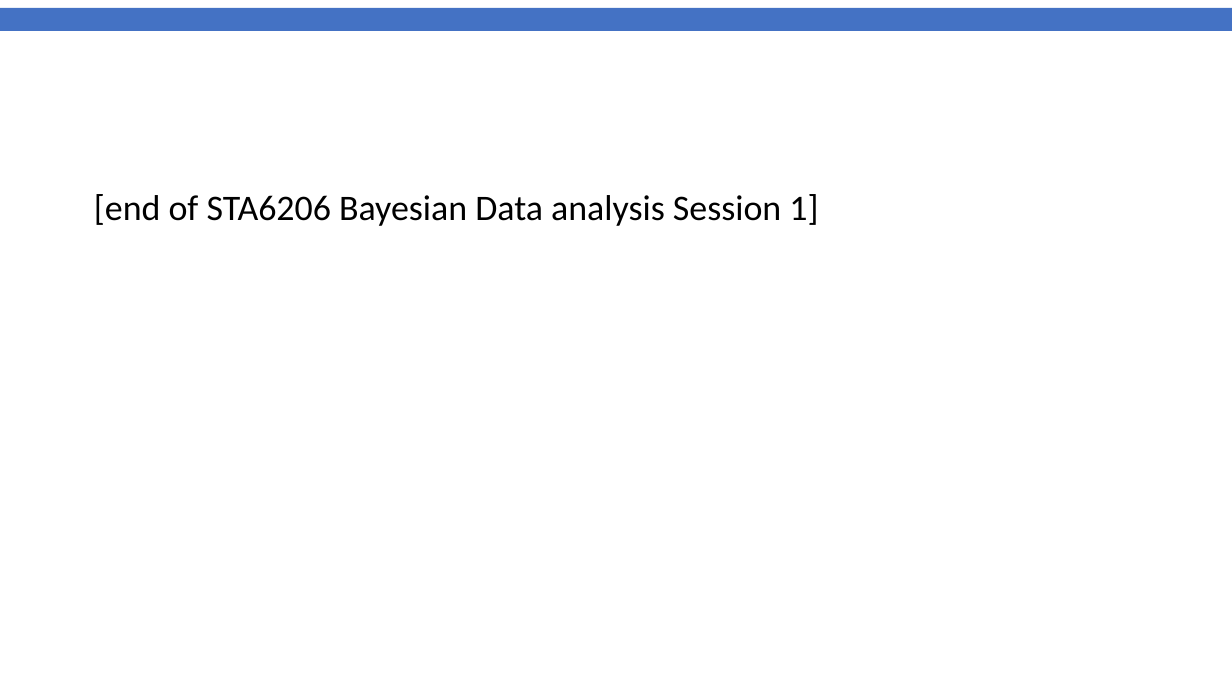
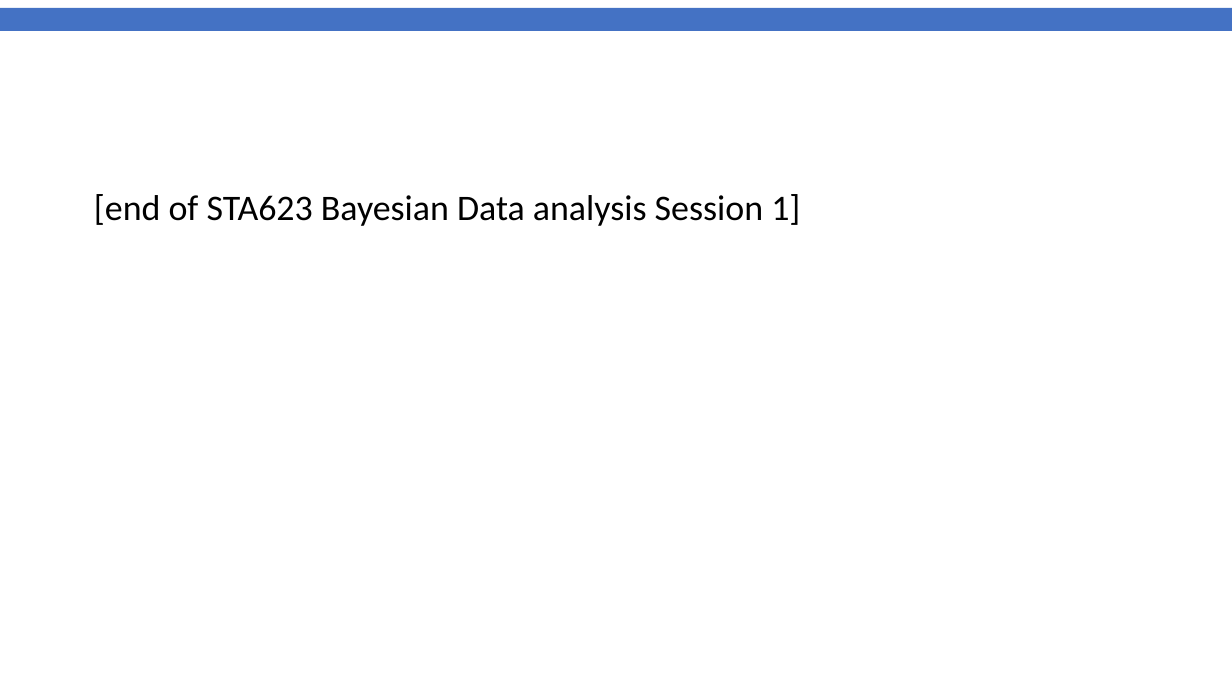
Before and after one commit to gitMarcH/UNIMA_STA623, a slide deck: slide 53 of Chanco_STA623_BDA_2022_Henrion_Session1.pptx. Drawn at 1232x693 pixels with LibreOffice and Linux fonts; fonts in the diff are those of the drawing; background and template pictures are left out. Boxes give left, top, right and bottom in pixels: in the first picture for what was removed or moved away, otherwise in the second. Text is boxed around its words. In the diff, an @@ line names an element or a change of style, - is before the commit and + after.

Commit message:
Sessions 1 & 2 update

```diff
--- a/Chanco_STA623_BDA_2022_Henrion_Session1.pptx
+++ b/Chanco_STA623_BDA_2022_Henrion_Session1.pptx
@@ text at box(94, 194, 800, 226): text changed @@
-[end of STA6206 Bayesian Data analysis Session 1]
+[end of STA623 Bayesian Data analysis Session 1]
```
Also in this commit, not shown: 1 other slide changed, 1 other file.
